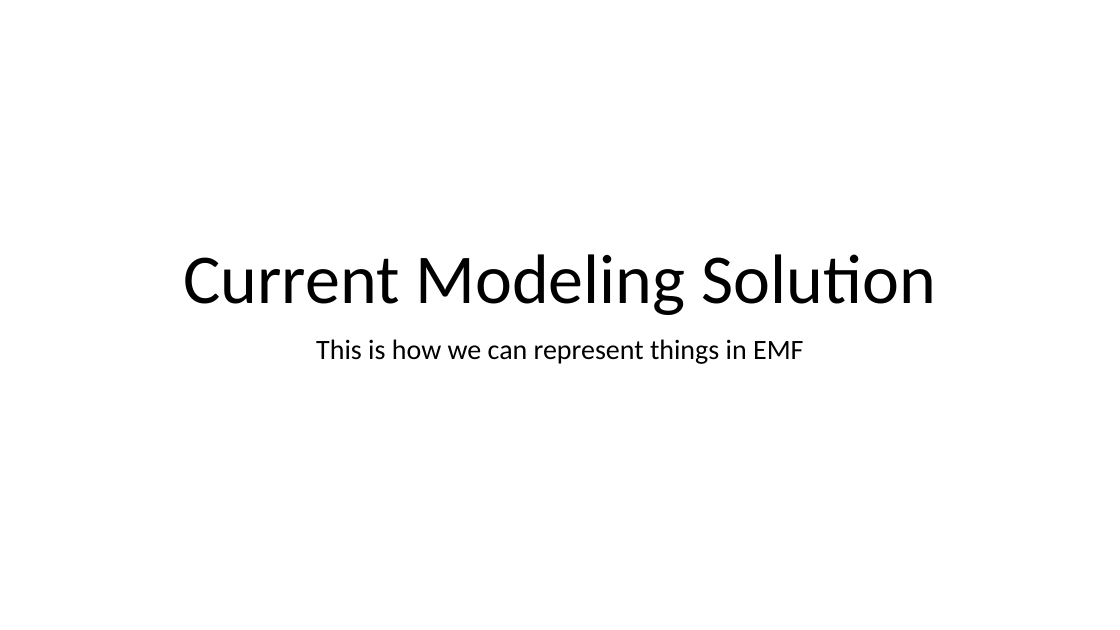
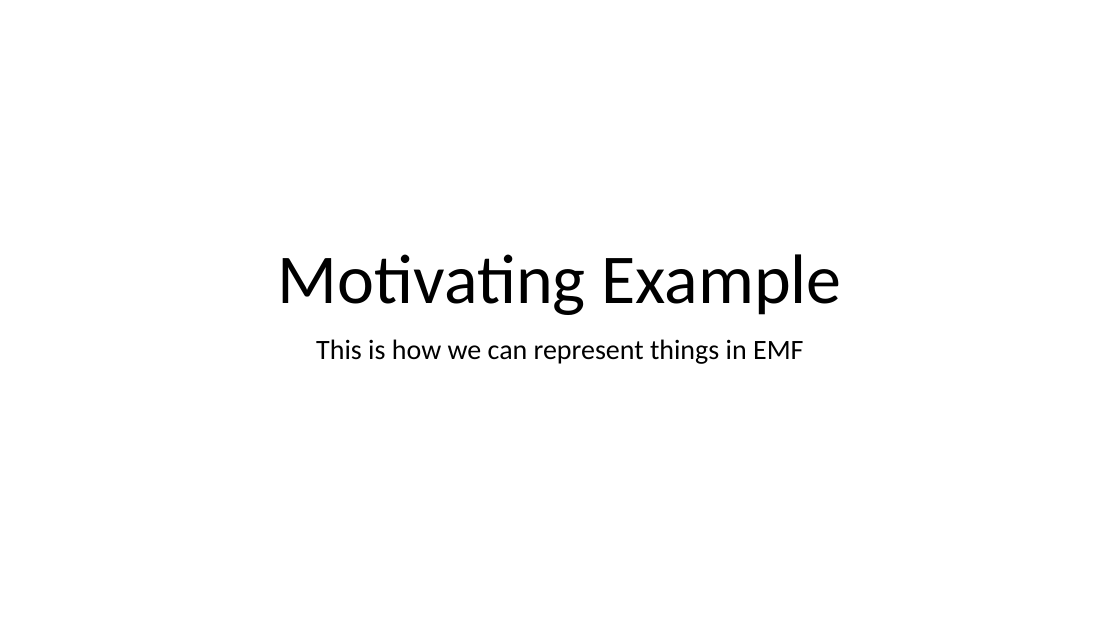
Before and after one commit to cdl-mint/at-journal, a slide deck: slide 1 of figures/2022_AT_Figures.pptx. Drawn at 1120x630 pixels with LibreOffice and Linux fonts; fonts in the diff are those of the drawing. Boxes give left, top, right and bottom in pixels: in the first picture for what was removed or moved away, otherwise in the second. Text is boxed around its words. In the diff, an @@ line names an element or a change of style, - is before the commit and + after.

```diff
--- a/figures/2022_AT_Figures.pptx
+++ b/figures/2022_AT_Figures.pptx
@@ title at (278, 254, 842, 315): text changed @@
-Current Modeling Solution
+Motivating Example
```
Also in this commit, not shown: 3 other slides changed, 9 slides added, 3 slides removed, 5 other files.
